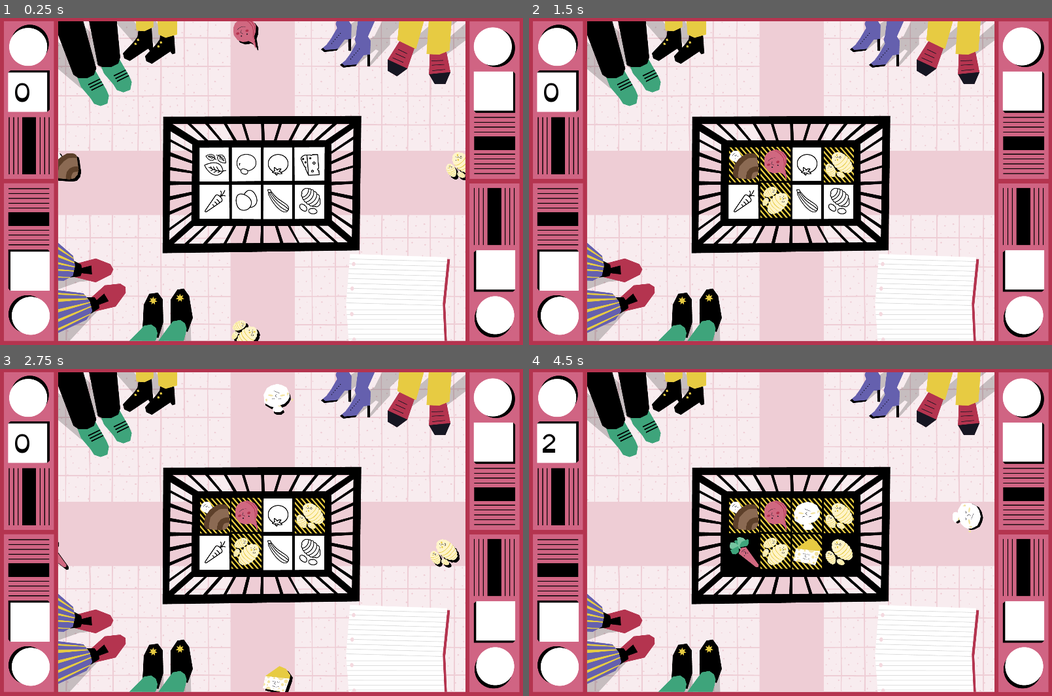
Above: before the commit, frames 1-4 (two rows, left to right).
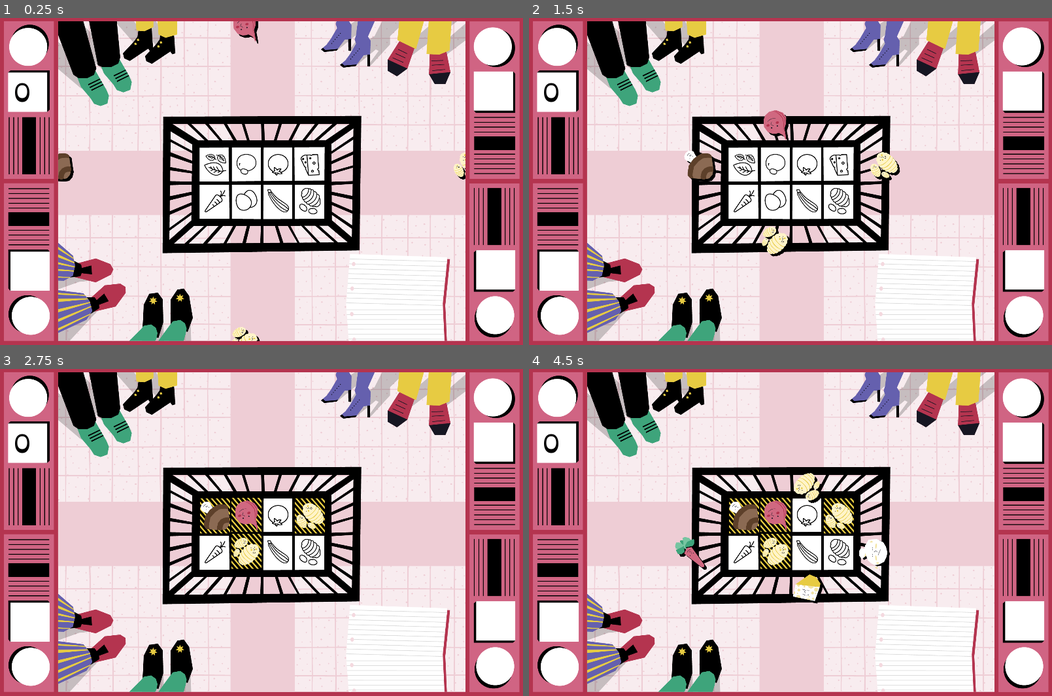
Above: after the commit, the same moments.

Repository: nuco-san/rotary_game
Game: Godot game, scene res://Scenes/Minigioco_1.tscn
Two runs of this game, one before a commit and one after it. Both use one fixed random seed, a clock stepped at 60 frames per second and the inputs below.
Inputs:
- Up to frame 1 (0.25 s): no input
- Up to frame 2 (1.5 s): no input
- Up to frame 3 (2.75 s): no input
- Up to frame 4 (4.5 s): no input

The runs differ from the first frame. In frame 1, 0.8% of the frame differs, in the area x 11-89%, y 1-99%; in frame 2, 3.8%, in the area x 29-71%, y 28-73%; in frame 3, 1.1%; in frame 4, 3.7%.

Commit message:
risolto bug dello spawn contemporaneo

Diff:
--- a/Scenes/FoodTrack.gd
+++ b/Scenes/FoodTrack.gd
@@ -46,7 +46,6 @@
 
 
 func _on_destination_area_entered(area):
-	emit_signal("track_empty", track_id)
 	if acceptable_id == area.food_id:
 		if not is_filled_correctly:
 			$FinishingPoint/FoodBackground.texture = load("res://04_Sprite_EXPORT_ROTARY/Slot_corretto.png")
@@ -58,6 +57,7 @@
 			is_filled_correctly = false
 			Global.emit_signal("track_filled", false)
 	$FinishingPoint/ArrivedFoodSprite.texture = load("res://04_Sprite_EXPORT_ROTARY/Sprite_prodotti_senzaombra_EXPORT_ROTARY/" + area.food_id + "_sprite.png")
+	emit_signal("track_empty", track_id)
 	area.destroy_arrive()
 
 
--- a/Scenes/MovingFood.gd
+++ b/Scenes/MovingFood.gd
@@ -2,7 +2,7 @@
 
 signal food_clicked
 var food_id : String
-var movement_time : float = 1.5
+var movement_time : float = 2
 
 
 func set_sprite_rotation(rotation : float):
@@ -25,6 +25,7 @@
 	$Tween.stop_all()
 	$AnimationPlayer.play("destroy")
 	yield($AnimationPlayer, "animation_finished")
+	emit_signal("food_clicked")
 	queue_free()
 
 
@@ -33,5 +34,4 @@
 
 
 func _on_TouchScreenButton_pressed():
-	emit_signal("food_clicked")
 	destroy_tap()
--- a/Scenes/TrackManager.tscn
+++ b/Scenes/TrackManager.tscn
@@ -7,7 +7,7 @@
 script = ExtResource( 2 )
 track_1_path = NodePath("FoodTrack_1")
 track_2_path = NodePath("FoodTrack_2")
-spawn_time_interval = Vector2( 0.2, 1.5 )
+spawn_time_interval = Vector2( 0.4, 1.5 )
 
 [node name="FoodTrack_1" parent="." instance=ExtResource( 1 )]
 track_id = 1
--- a/project.godot
+++ b/project.godot
@@ -31,7 +31,8 @@
 
 window/size/width=1920
 window/size/height=1200
-window/size/fullscreen=true
+window/size/test_width=960
+window/size/test_height=600
 window/stretch/mode="2d"
 window/stretch/aspect="keep"
 
